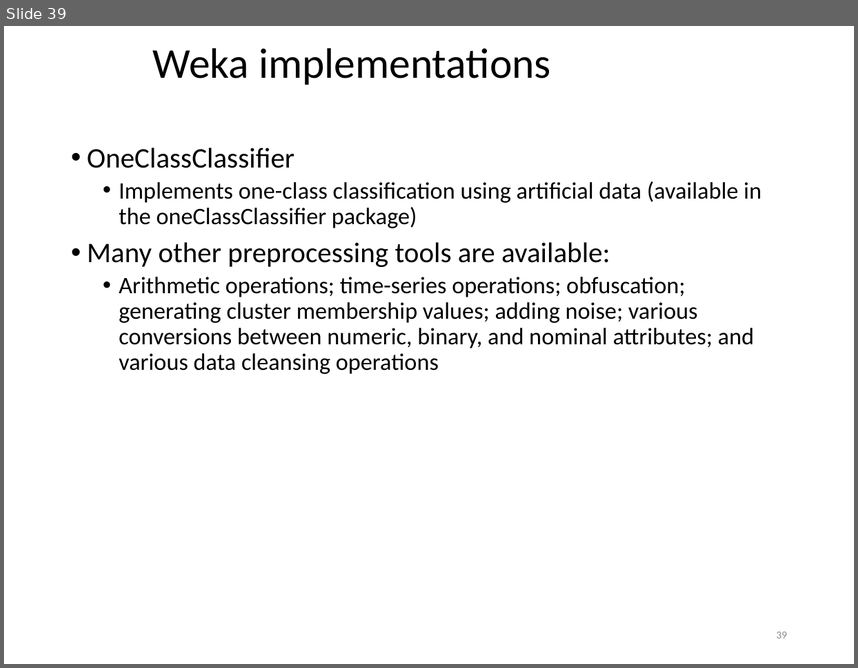
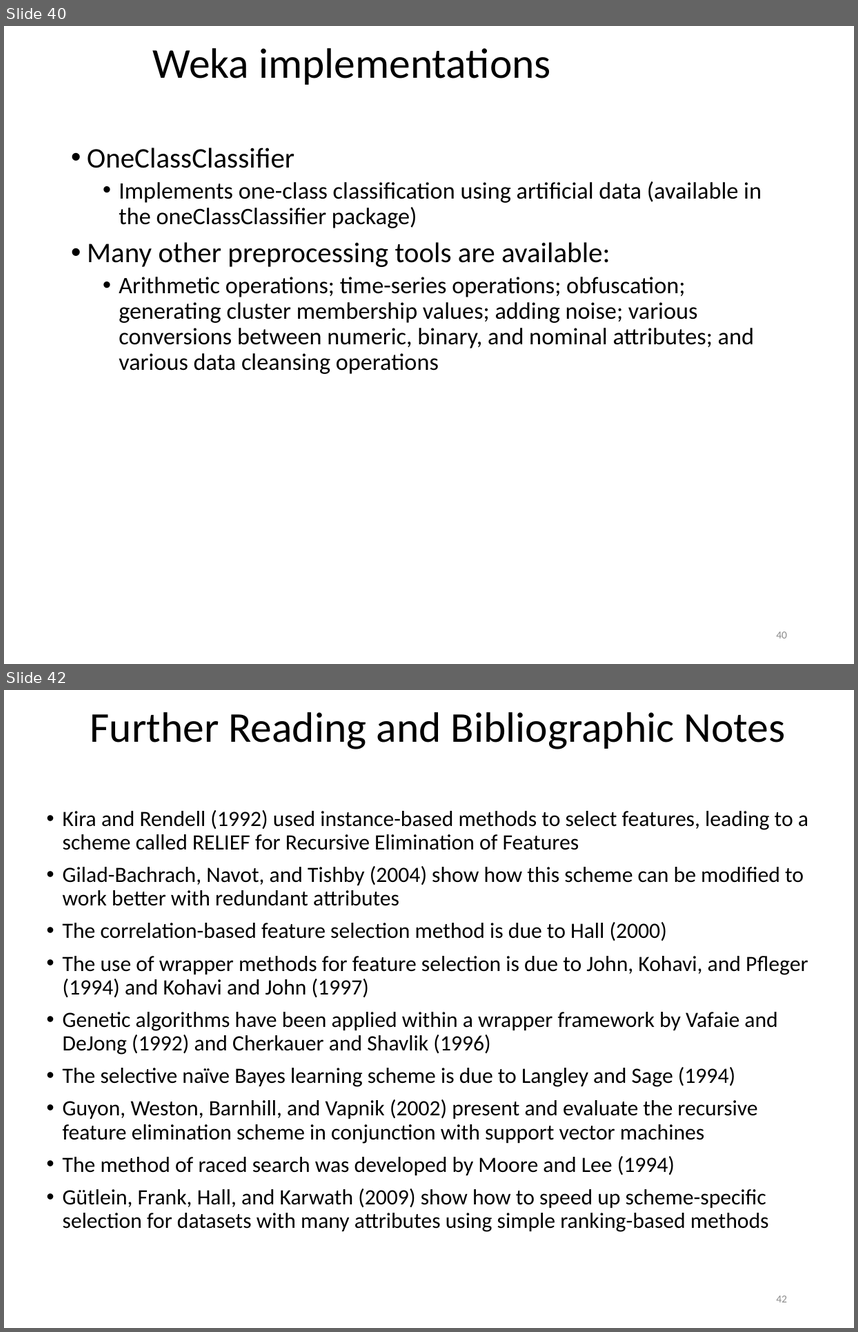
Before and after one commit to khaledmrasheed/khaledmrasheed.github.io, a slide deck: DMcourse/Chapter8.pptx. Shown one above the other, each under a label of ours: slide 39 before the commit, slides 40 and 42 after it; the slides between them are not shown. The pictures are 858x668 and 858x1332 pixels, drawn with LibreOffice and Linux fonts; fonts in the diff are those of the drawing. Boxes give left, top, right and bottom in pixels: in the first picture for what was removed or moved away, otherwise in the second. Text is boxed around its words. In the diff, an @@ line names an element or a change of style, - is before the commit and + after.

```diff
--- a/DMcourse/Chapter8.pptx
+++ b/DMcourse/Chapter8.pptx
@@ slide 42 added at [4, 690, 854, 1328], background #FFFFFF @@
@@ title added at [90, 712, 786, 749], 36 pt, text #000000 @@
+Further Reading and Bibliographic Notes
@@ text added at [63, 810, 809, 1232], 18.5 pt, text #000000 @@
+• Kira and Rendell (1992) used instance-based methods to select features, leading to a scheme called RELIEF for Recursive Elimination of Features
+• Gilad-Bachrach, Navot, and Tishby (2004) show how this scheme can be modified to work better with redundant attributes
+• The correlation-based feature selection method is due to Hall (2000)
+• The use of wrapper methods for feature selection is due to John, Kohavi, and Pfleger (1994) and Kohavi and John (1997)
+• Genetic algorithms have been applied within a wrapper framework by Vafaie and DeJong (1992) and Cherkauer and Shavlik (1996)
+• The selective naïve Bayes learning scheme is due to Langley and Sage (1994)
+• Guyon, Weston, Barnhill, and Vapnik (2002) present and evaluate the recursive feature elimination scheme in conjunction with support vector machines
+• The method of raced search was developed by Moore and Lee (1994)
+• Gütlein, Frank, Hall, and Karwath (2009) show how to speed up scheme-specific selection for datasets with many attributes using simple ranking-based methods
@@ page number added at [776, 1295, 787, 1302], 9 pt, text #8C8C8C @@
+42
@@ what was slide 39 is now slide 40 @@
@@ page number at [776, 631, 787, 638]: text changed @@
-39
+40
```
Also in this commit, not shown: 7 other slides added.
